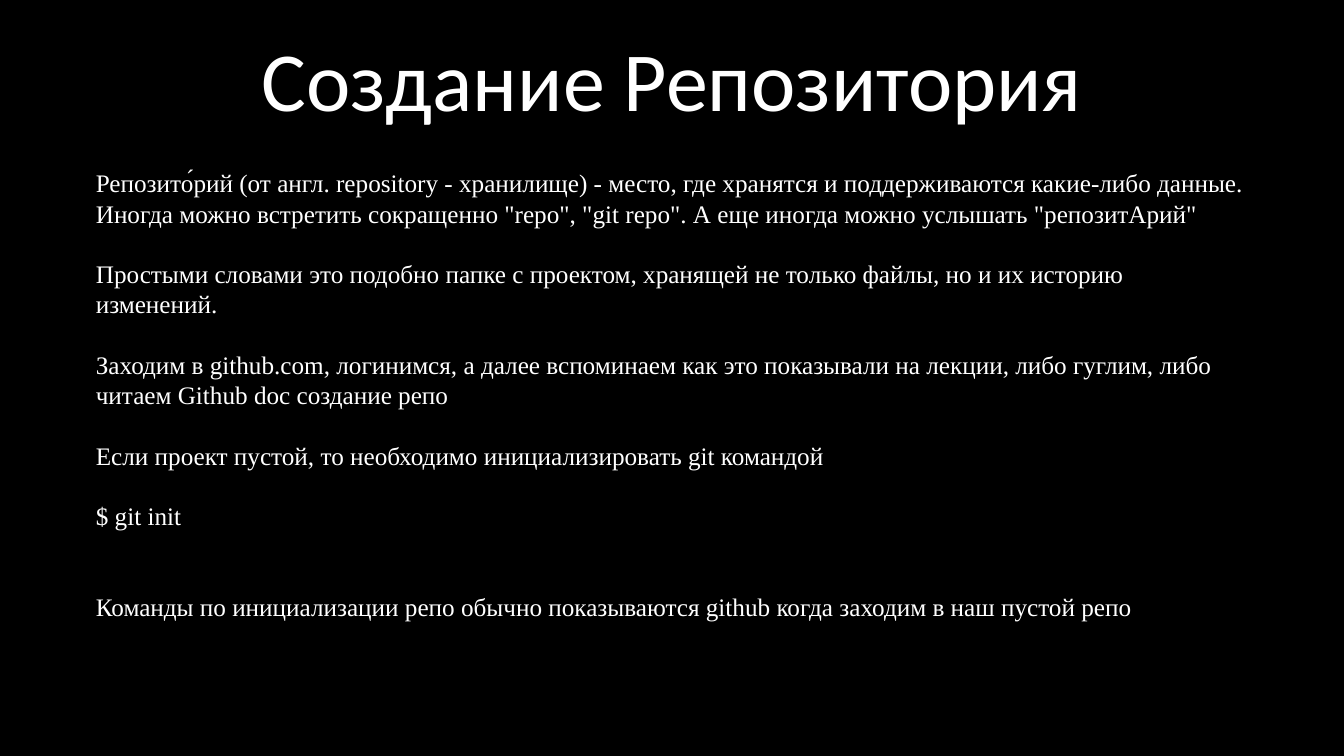
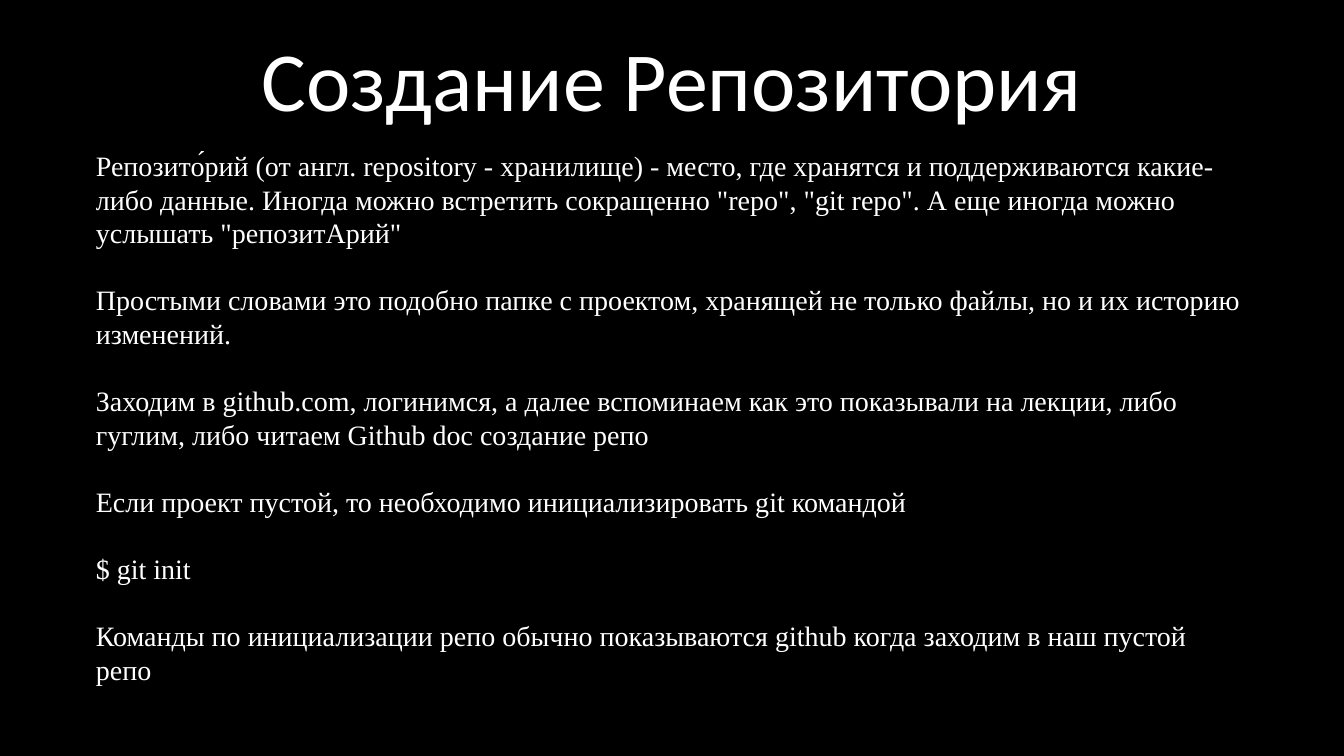
Before and after one commit to kruffka/C-Programming, a slide deck: slide 10 of 9_git/9_git.pptx (slide 11 before the commit). Drawn at 1344x756 pixels with LibreOffice and Linux fonts; fonts in the diff are those of the drawing. Boxes give left, top, right and bottom in pixels: in the first picture for what was removed or moved away, otherwise in the second. Text is boxed around its words. In the diff, an @@ line names an element or a change of style, - is before the commit and + after.

```diff
--- a/9_git/9_git.pptx
+++ b/9_git/9_git.pptx
@@ text "Репозито́рий (от англ. repository - ..." moved from (x1=96, y1=172, x2=1242, y2=622) to (x1=96, y1=154, x2=1239, y2=686) @@
@@ text "Репозито́рий (от англ. repository - ..." at (x1=96, y1=154, x2=1239, y2=686): size 18 to 20 pt @@
```
Also in this commit, not shown: 16 other slides changed, 4 slides added, 4 slides removed, 4 other files.
